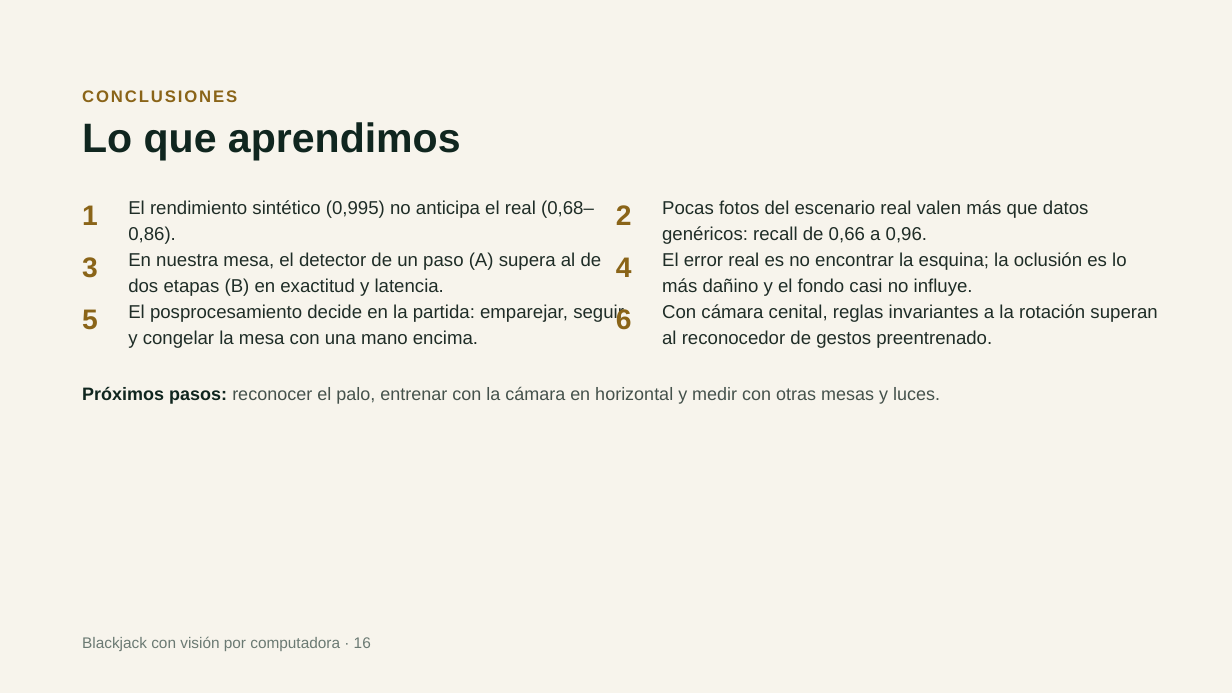
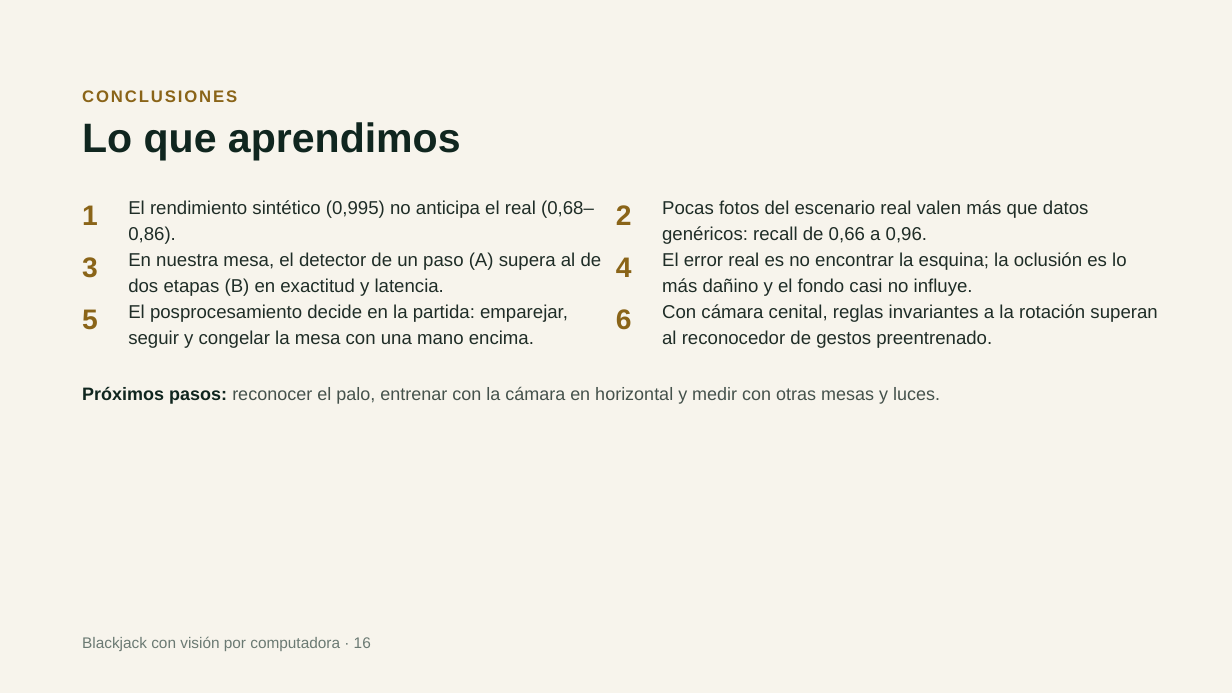
Before and after one commit to dichiazzar/VpC_2_TP_2, a slide deck: slide 16 of Presentacion/Blackjack con visión por computadora.pptx. Drawn at 1232x693 pixels with LibreOffice and Linux fonts; fonts in the diff are those of the drawing. Boxes give left, top, right and bottom in pixels: in the first picture for what was removed or moved away, otherwise in the second. Text is boxed around its words. In the diff, an @@ line names an element or a change of style, - is before the commit and + after.

```diff
--- a/Presentacion/Blackjack con visión por computadora.pptx
+++ b/Presentacion/Blackjack con visión por computadora.pptx
@@ text at box(128, 304, 568, 348): text changed @@
-El posprocesamiento decide en la partida: emparejar, seguir y congelar la mesa con una mano encima.
+El posprocesamiento decide en la partida: emparejar,
+seguir y congelar la mesa con una mano encima.
```
Also in this commit, not shown: 2 other slides changed.
